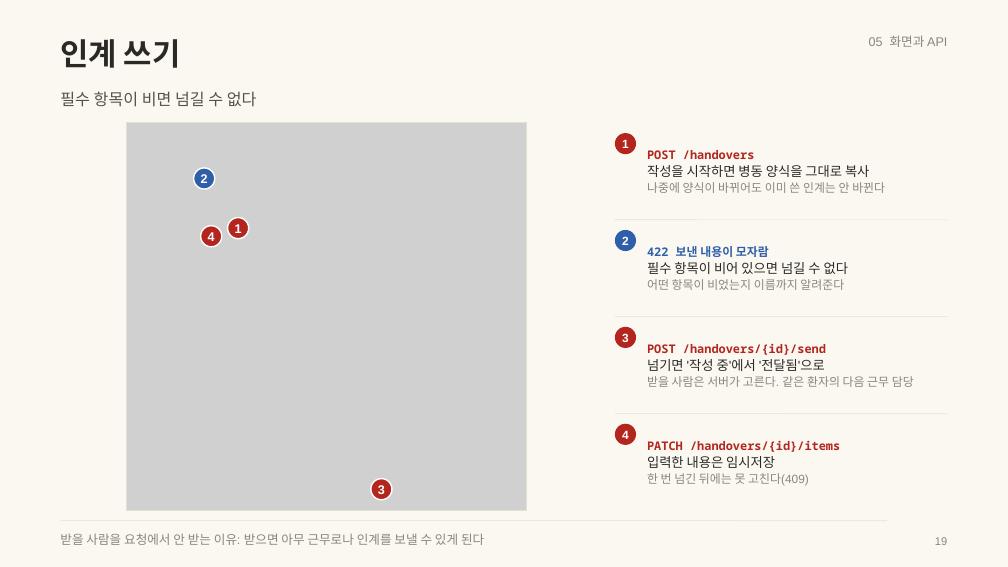
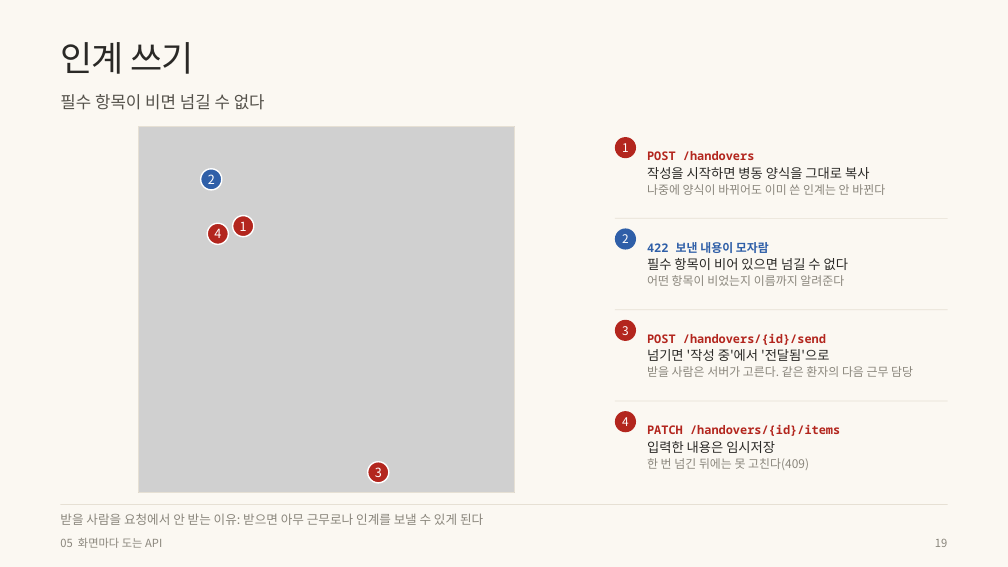
Before and after one commit to wodnjs2020136144/skala-webservice-mini, a slide deck: slide 19 of deliverables/10반_황재원_너와나의인계고리-개요.pptx. Drawn at 1008x567 pixels with LibreOffice and Linux fonts; fonts in the diff are those of the drawing; grey boxes stand for pictures. Boxes give left, top, right and bottom in pixels: in the first picture for what was removed or moved away, otherwise in the second. Text is boxed around its words. In the diff, an @@ line names an element or a change of style, - is before the commit and + after.

```diff
--- a/deliverables/10반_황재원_너와나의인계고리-개요.pptx
+++ b/deliverables/10반_황재원_너와나의인계고리-개요.pptx
@@ text "인계 쓰기" at <box>60,42,194,74</box>: size 22 to 25 pt, font Arial to Noto Sans CJK KR, letter spacing 0 to -0.6 pt, bold off @@
@@ text "필수 항목이 비면 넘길 수 ..." at <box>60,94,265,110</box>: size 11.5 to 12 pt, font Arial to Noto Sans CJK KR @@
@@ picture: place and size @@
-picture at <box>127,123,526,511</box>
+picture at <box>138,127,515,492</box>
@@ rectangle: place and size @@
-rectangle at <box>127,123,526,511</box>
+rectangle at <box>138,127,515,492</box>
@@ ellipse: place and size @@
-ellipse at <box>615,133,636,154</box>
+ellipse at <box>615,137,636,158</box>
@@ text "POST /handovers 작성을 시작하면 병동 ..." at <box>647,167,885,195</box>: font Arial to Noto Sans CJK KR in "작성을 시작하면 병동 양식을 그대로 복사", "나중에 양식이 바뀌어도 이미 쓴 인계는 안 ..." @@
@@ ellipse: place and size @@
-ellipse at <box>201,226,222,247</box>
+ellipse at <box>208,223,229,244</box>
@@ 2 ellipses, 1 text: place and size @@
-2 ellipses, 1 text at <box>194,168,249,239</box>
+2 ellipses, 1 text at <box>201,168,254,237</box>
@@ text "422 보낸 내용이 모자람 필수 ..." at <box>647,242,848,286</box>: font Arial to Noto Sans CJK KR in "필수 항목이 비어 있으면 넘길 수 없다", "어떤 항목이 비었는지 이름까지 알려준다" @@
@@ text "3": place and size @@
-text "3" at <box>622,333,629,342</box>
+text "3" at <box>622,326,629,335</box>
@@ ellipse: place and size @@
-ellipse at <box>615,327,636,348</box>
+ellipse at <box>615,320,636,341</box>
@@ text "POST /handovers/{id}/send 넘기면 '작성 중'에서 ...": place and size @@
-text "POST /handovers/{id}/send 넘기면 '작성 중'에서 ..." at <box>647,344,914,387</box>
+text "POST /handovers/{id}/send 넘기면 '작성 중'에서 ..." at <box>647,334,913,377</box>
@@ text "POST /handovers/{id}/send 넘기면 '작성 중'에서 ..." at <box>647,334,913,377</box>: font Arial to Noto Sans CJK KR in "넘기면 '작성 중'에서 '전달됨'으로", "받을 사람은 서버가 고른다. 같은 환자의 다음 ..." @@
@@ 2 lines, 1 text, 1 ellipse: place and size @@
-2 lines, 1 text, 1 ellipse at <box>615,317,948,445</box>
+2 lines, 1 text, 1 ellipse at <box>615,309,948,432</box>
@@ text "PATCH /handovers/{id}/items 입력한 내용은 임시저장": place and size @@
-text "PATCH /handovers/{id}/items 입력한 내용은 임시저장" at <box>647,440,840,486</box>
+text "PATCH /handovers/{id}/items 입력한 내용은 임시저장" at <box>647,424,840,470</box>
@@ text "PATCH /handovers/{id}/items 입력한 내용은 임시저장" at <box>647,424,840,470</box>: font Arial to Noto Sans CJK KR in "입력한 내용은 임시저장", "한 번 넘긴 뒤에는 못 고친다(409)" @@
@@ font Arial to Noto Sans CJK KR, bold off in 8 elements at <box>622,234,629,243</box>, <box>208,174,215,184</box>, <box>622,143,629,152</box>, <box>240,221,247,231</box>, <box>214,228,221,238</box>, <box>622,326,629,335</box>, <box>622,417,629,426</box>, <box>375,467,382,477</box> @@
@@ text "3": place and size @@
-text "3" at <box>378,485,385,494</box>
+text "3" at <box>375,467,382,477</box>
@@ ellipse: place and size @@
-ellipse at <box>371,479,392,500</box>
+ellipse at <box>368,462,389,483</box>
@@ text "받을 사람을 요청에서 안 받는 ..." at <box>60,513,483,525</box>: font Arial to Noto Sans CJK KR @@
@@ text "받을 사람을 요청에서 안 받는 ...": place and size @@
-text "받을 사람을 요청에서 안 받는 ..." at <box>60,533,484,545</box>
+text "받을 사람을 요청에서 안 받는 ..." at <box>60,513,483,525</box>
@@ line moved from (60, 521) - (887, 521) to (60, 504) - (948, 504) @@
@@ text at <box>60,538,162,548</box>: text changed; size 9 to 8 pt; font Arial to Noto Sans CJK KR @@
-05 화면과 API
+05 화면마다 도는 API
@@ text "19" at <box>935,539,947,547</box>: font Arial to Noto Sans CJK KR @@
```
Also in this commit, not shown: 39 other slides changed, 13 other files.
